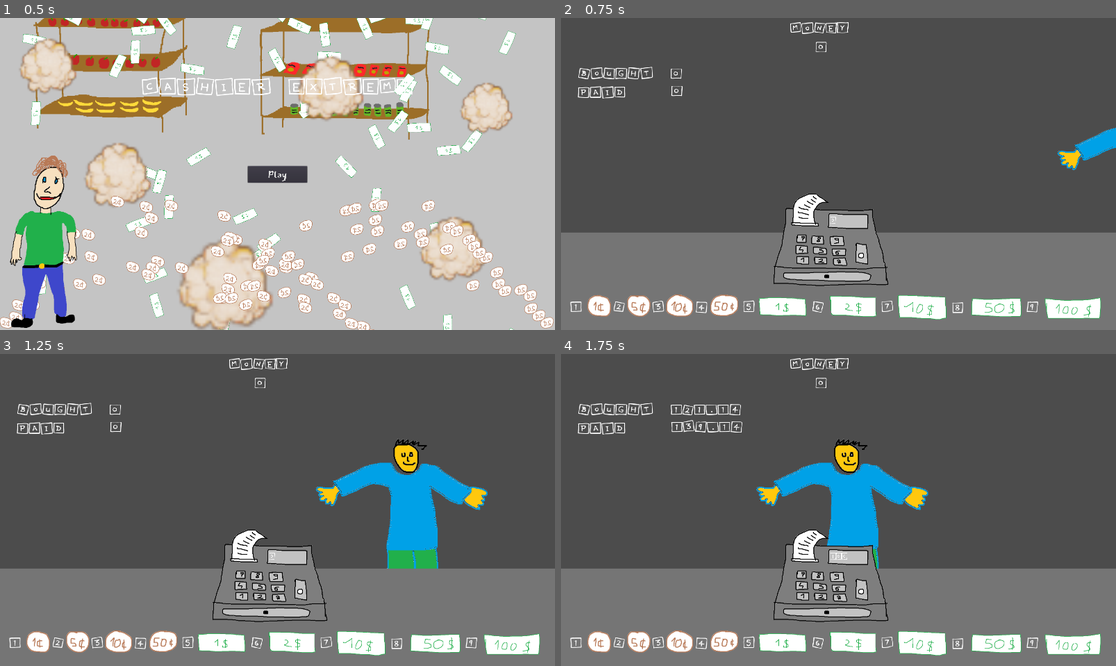
Above: before the commit, frames 1-4 (two rows, left to right).
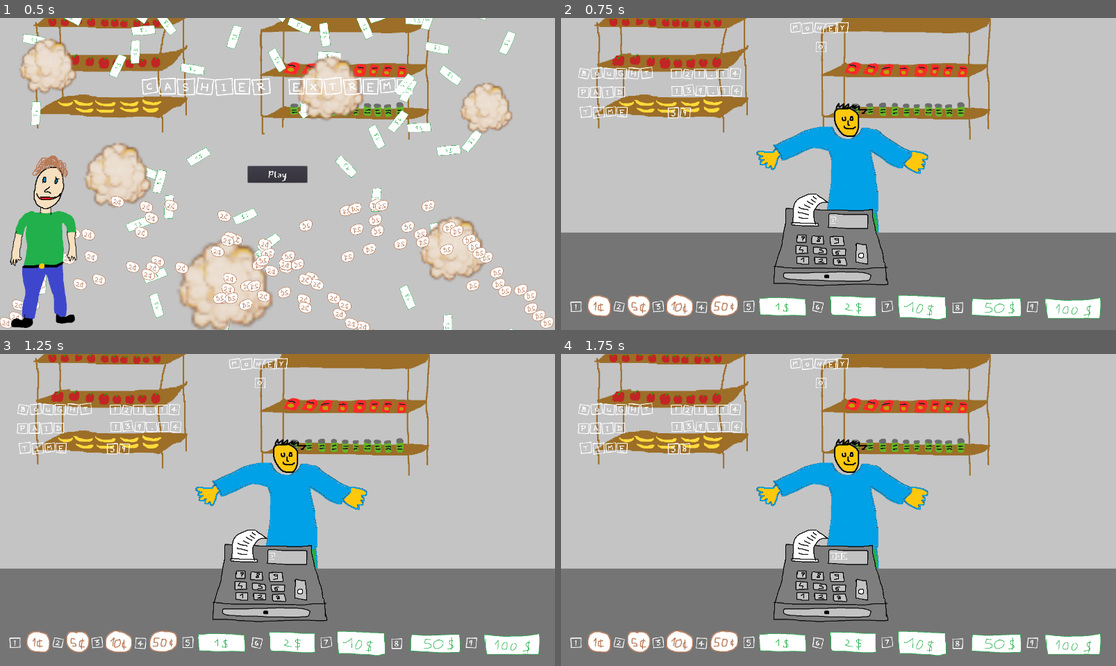
Above: after the commit, the same moments.

Repository: nathangranet/XxX_J4M_XxX
Game: Godot game, scene res://menu.tscn
The game is run twice, just before and just after one commit, with the same random seed, the same clock (stepped at 60 frames per second) and the same inputs.
Inputs:
- Up to frame 1 (0.5 s): no input
- Up to frame 2 (0.75 s): click "Play" at 0.5 s
- Up to frame 3 (1.25 s): no input
- Up to frame 4 (1.75 s): tap Keypad 9 (100dol) at 1.35 s

Frame 1 is identical in both runs. In frame 2, 67% of the frame differs, in the area x 0-100%, y 0-69%; in frame 3, 67%; in frame 4, 63%.

Commit message:
add lot of thing

Diff:
--- a/jeu.gd
+++ b/jeu.gd
@@ -53,3 +53,11 @@
 		$score2.text = String(score)
 		$AnimationPlayer.play("se_casse")
 	$rendu.text = String(rendu)
+	$Label2.text = String(int($Timer.time_left))
+
+
+func _on_Timer_timeout():
+	var tmp = load("res://end.tscn")
+	var inst = tmp.instance()
+	inst.score = score
+	get_tree().change_scene_to(inst)
--- a/jeu.tscn
+++ b/jeu.tscn
@@ -14,6 +14,8 @@
 [ext_resource path="res://ressource/dollar/coins10dol.png" type="Texture" id=12]
 [ext_resource path="res://ressource/dollar/coins100dol.png" type="Texture" id=13]
 [ext_resource path="res://omg_particle.tscn" type="PackedScene" id=14]
+[ext_resource path="res://ressource/[ONTIVA.COM]-No Copyright Epic Dubstep Premium Royalty Free Music-HQ.ogg" type="AudioStream" id=15]
+[ext_resource path="res://ressource/background.png" type="Texture" id=16]
 
 [sub_resource type="Animation" id=1]
 resource_name = "débarque_dans_le_game"
@@ -57,15 +59,23 @@
 size = 50
 font_data = ExtResource( 3 )
 
+[sub_resource type="DynamicFont" id=6]
+size = 50
+font_data = ExtResource( 3 )
+
 [node name="jeu" type="Node2D"]
 script = ExtResource( 1 )
+
+[node name="background" type="Sprite" parent="."]
+position = Vector2( 960, 540 )
+texture = ExtResource( 16 )
 
 [node name="AnimationPlayer" type="AnimationPlayer" parent="."]
 "anims/débarque_dans_le_game" = SubResource( 1 )
 anims/se_casse = SubResource( 2 )
 
 [node name="bonome" type="Sprite" parent="."]
-position = Vector2( -500, 600 )
+position = Vector2( 1000, 600 )
 scale = Vector2( 1.5, 1.5 )
 texture = ExtResource( 2 )
 
@@ -321,3 +331,34 @@
 preprocess = 0.0
 speed_scale = 3.0
 explosiveness = 0.8
+
+[node name="Timer" type="Timer" parent="."]
+wait_time = 60.0
+autostart = true
+
+[node name="AudioStreamPlayer" type="AudioStreamPlayer" parent="."]
+stream = ExtResource( 15 )
+autoplay = true
+
+[node name="Label" type="Label" parent="."]
+margin_left = 64.0
+margin_top = 301.0
+margin_right = 360.0
+margin_bottom = 344.0
+custom_fonts/font = SubResource( 6 )
+text = "Time"
+__meta__ = {
+"_edit_use_anchors_": false
+}
+
+[node name="Label2" type="Label" parent="."]
+margin_left = 368.96
+margin_top = 303.7
+margin_right = 535.96
+margin_bottom = 352.7
+custom_fonts/font = SubResource( 6 )
+text = "Time"
+__meta__ = {
+"_edit_use_anchors_": false
+}
+[connection signal="timeout" from="Timer" to="." method="_on_Timer_timeout"]
Not shown: 1 places in jeu.tscn that only renumber resources
